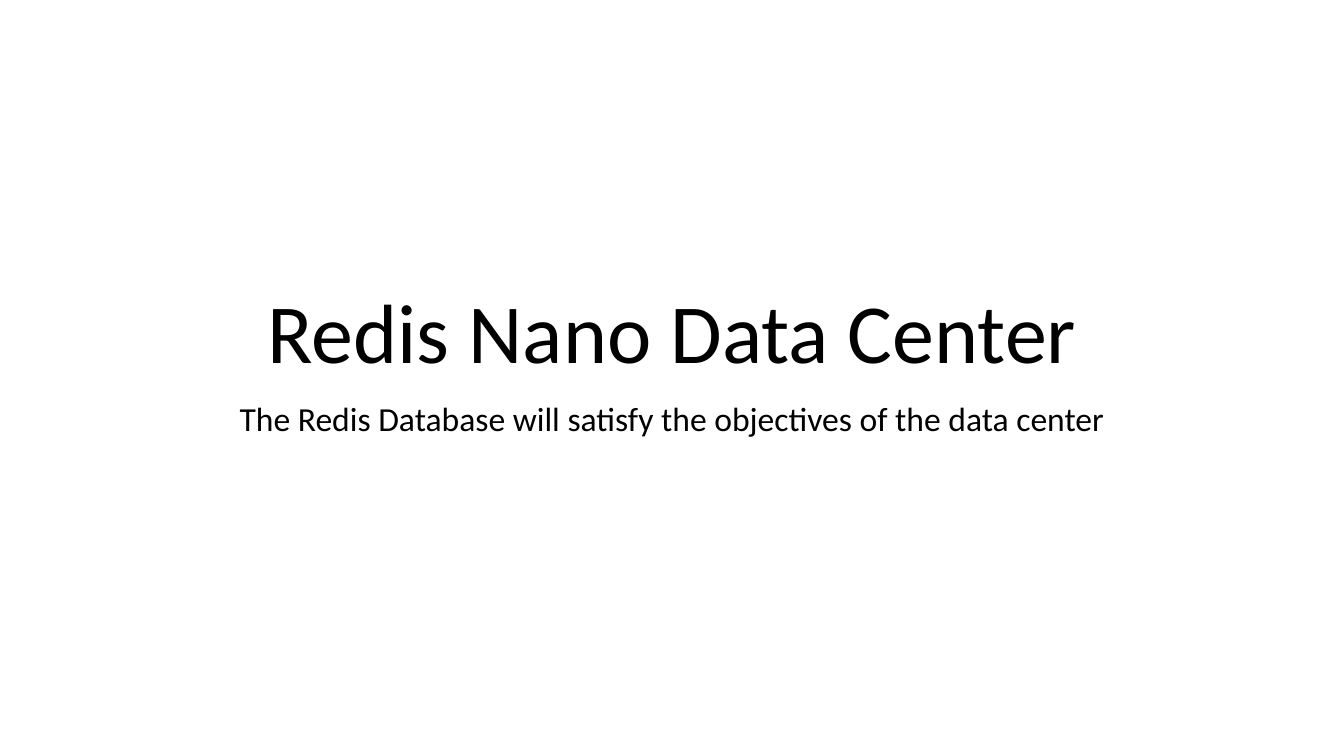
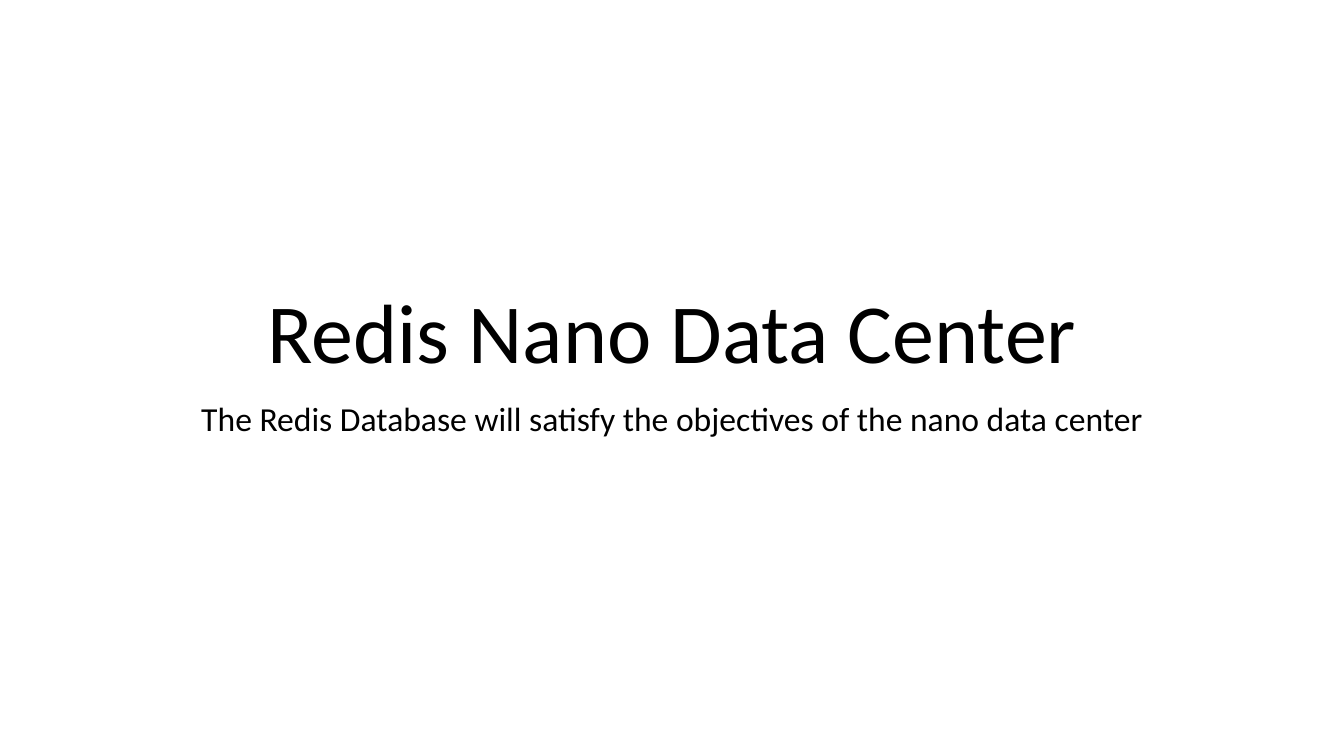
Before and after one commit to NanoDataCenter/nano_data_center, a slide deck: slide 1 of presentations/session_2/Redis Data Base.pptx. Drawn at 1344x756 pixels with LibreOffice and Linux fonts; fonts in the diff are those of the drawing. Boxes give left, top, right and bottom in pixels: in the first picture for what was removed or moved away, otherwise in the second. Text is boxed around its words. In the diff, an @@ line names an element or a change of style, - is before the commit and + after.

```diff
--- a/presentations/session_2/Redis Data Base.pptx
+++ b/presentations/session_2/Redis Data Base.pptx
@@ subtitle at [201,407,1143,437]: text changed @@
-The Redis Database will satisfy the objectives of the data center
+The Redis Database will satisfy the objectives of the nano data center
```
Also in this commit, not shown: 1 other slide changed, 1 slide added, 1 other file.
